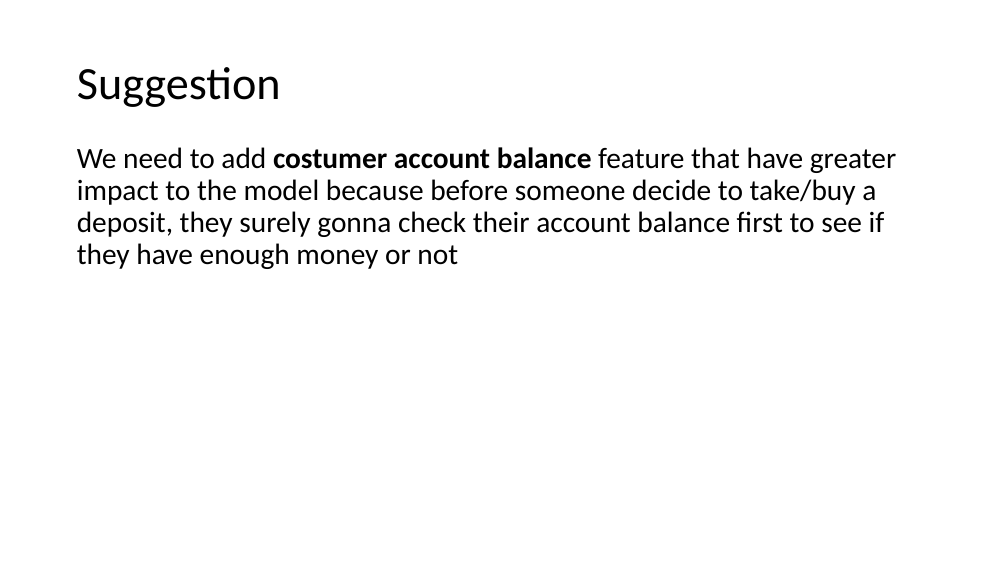
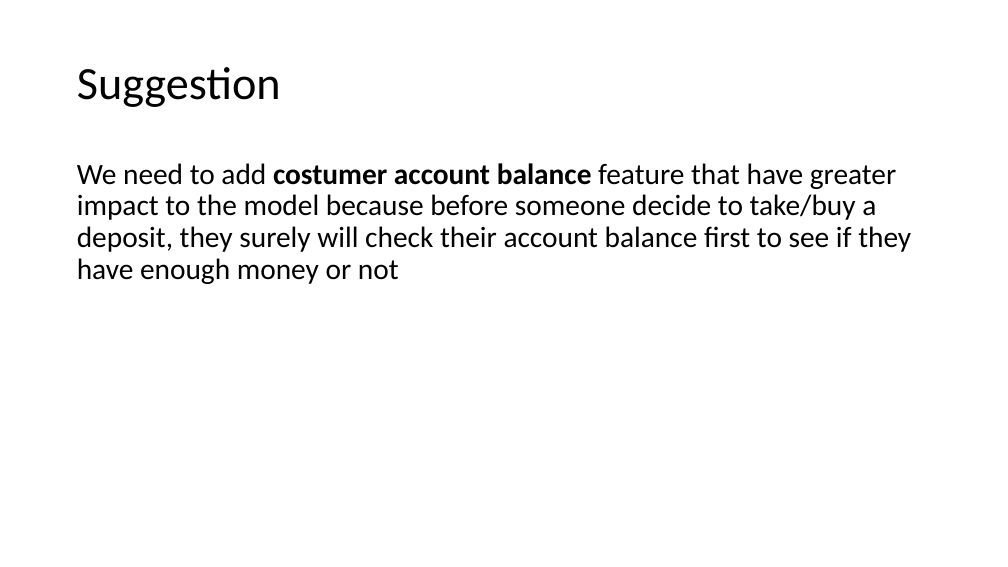
Before and after one commit to abdullahayas123/Tes-Model-Marketing-Scipy, a slide deck: slide 58 of Presentation-1.pptx (slide 59 before the commit). Drawn at 1008x567 pixels with LibreOffice and Linux fonts; fonts in the diff are those of the drawing. Boxes give left, top, right and bottom in pixels: in the first picture for what was removed or moved away, otherwise in the second. Text is boxed around its words. In the diff, an @@ line names an element or a change of style, - is before the commit and + after.

```diff
--- a/Presentation-1.pptx
+++ b/Presentation-1.pptx
@@ text at (77,163,911,284): text changed @@
-We need to add costumer account balance feature that have greater impact to the model because before someone decide to take/buy a deposit, they surely gonna check their account balance first to see if they have enough money or not
+We need to add costumer account balance feature that have greater impact to the model because before someone decide to take/buy a deposit, they surely will check their account balance first to see if they have enough money or not
```
Also in this commit, not shown: 6 other slides changed, 2 slides added.
